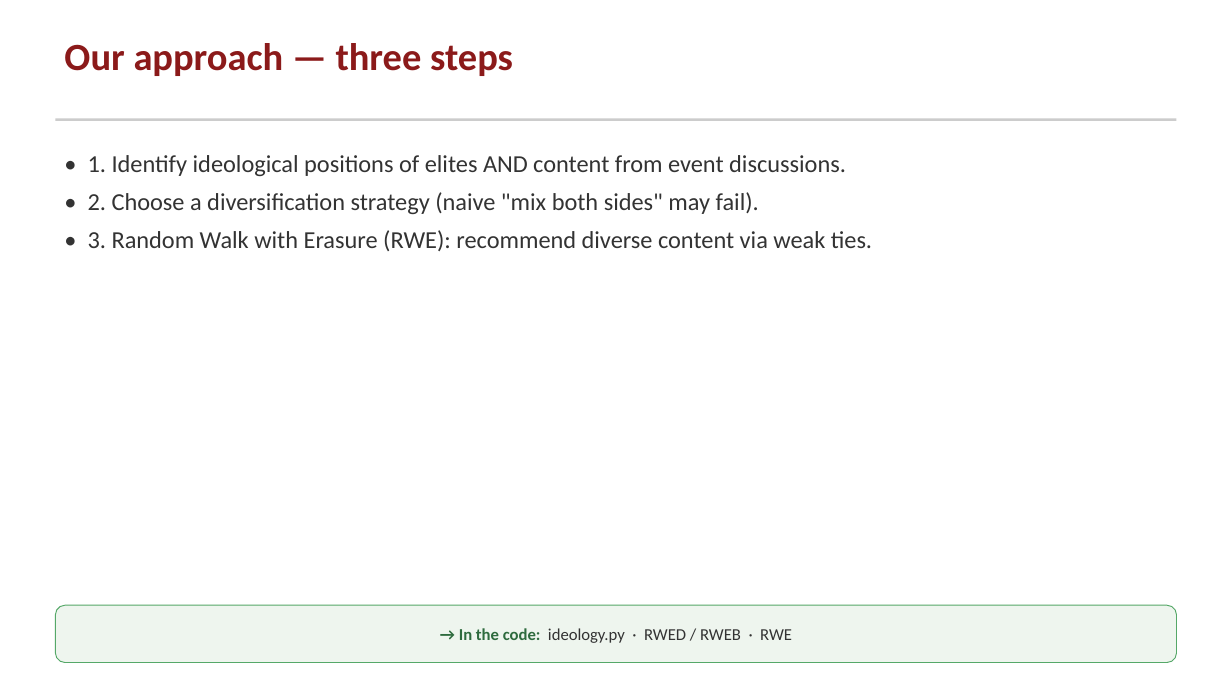
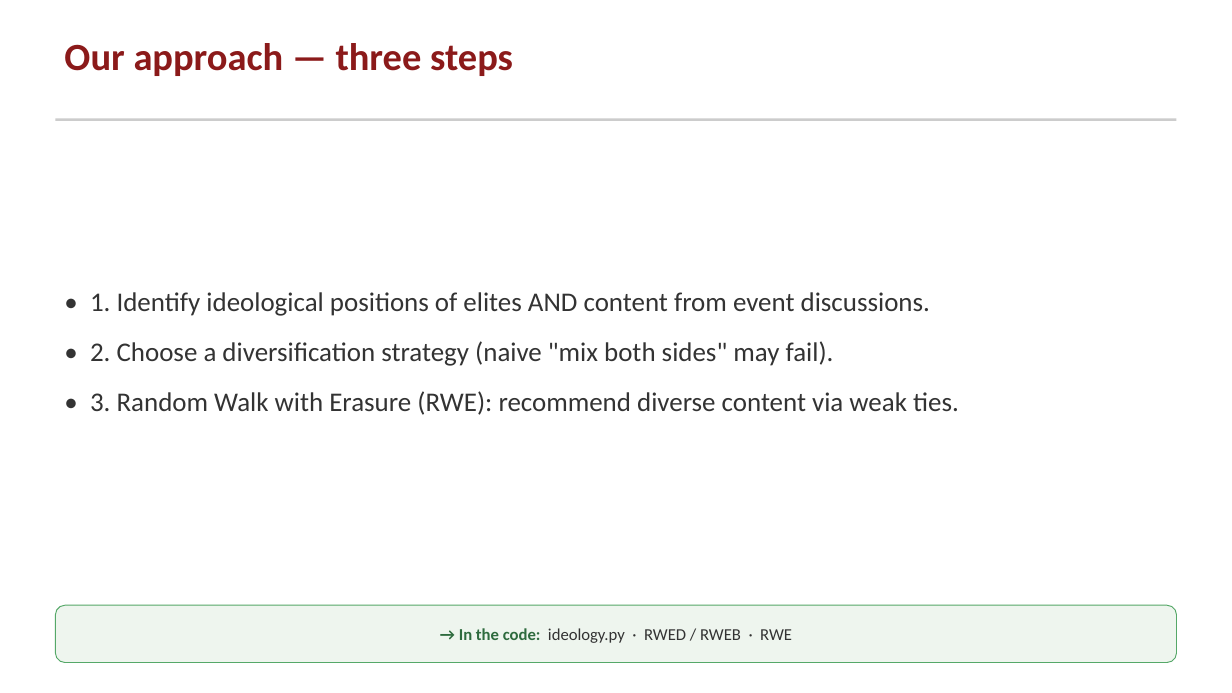
Before and after one commit to greenwichg/random_walks_with_erasure, a slide deck: slide 5 of docs/RWE_talk.pptx. Drawn at 1232x693 pixels with LibreOffice and Linux fonts; fonts in the diff are those of the drawing. Boxes give left, top, right and bottom in pixels: in the first picture for what was removed or moved away, otherwise in the second. Text is boxed around its words. In the diff, an @@ line names an element or a change of style, - is before the commit and + after.

```diff
--- a/docs/RWE_talk.pptx
+++ b/docs/RWE_talk.pptx
@@ text "• 1. Identify ideological positions ...": place and size @@
-text "• 1. Identify ideological positions ..." at [88, 155, 872, 251]
+text "• 1. Identify ideological positions ..." at [90, 292, 959, 415]
@@ text "• 1. Identify ideological positions ..." at [90, 292, 959, 415]: size 19 to 21 pt; more space between paragraphs @@
```
Also in this commit, not shown: 16 other slides changed, 3 other files.
